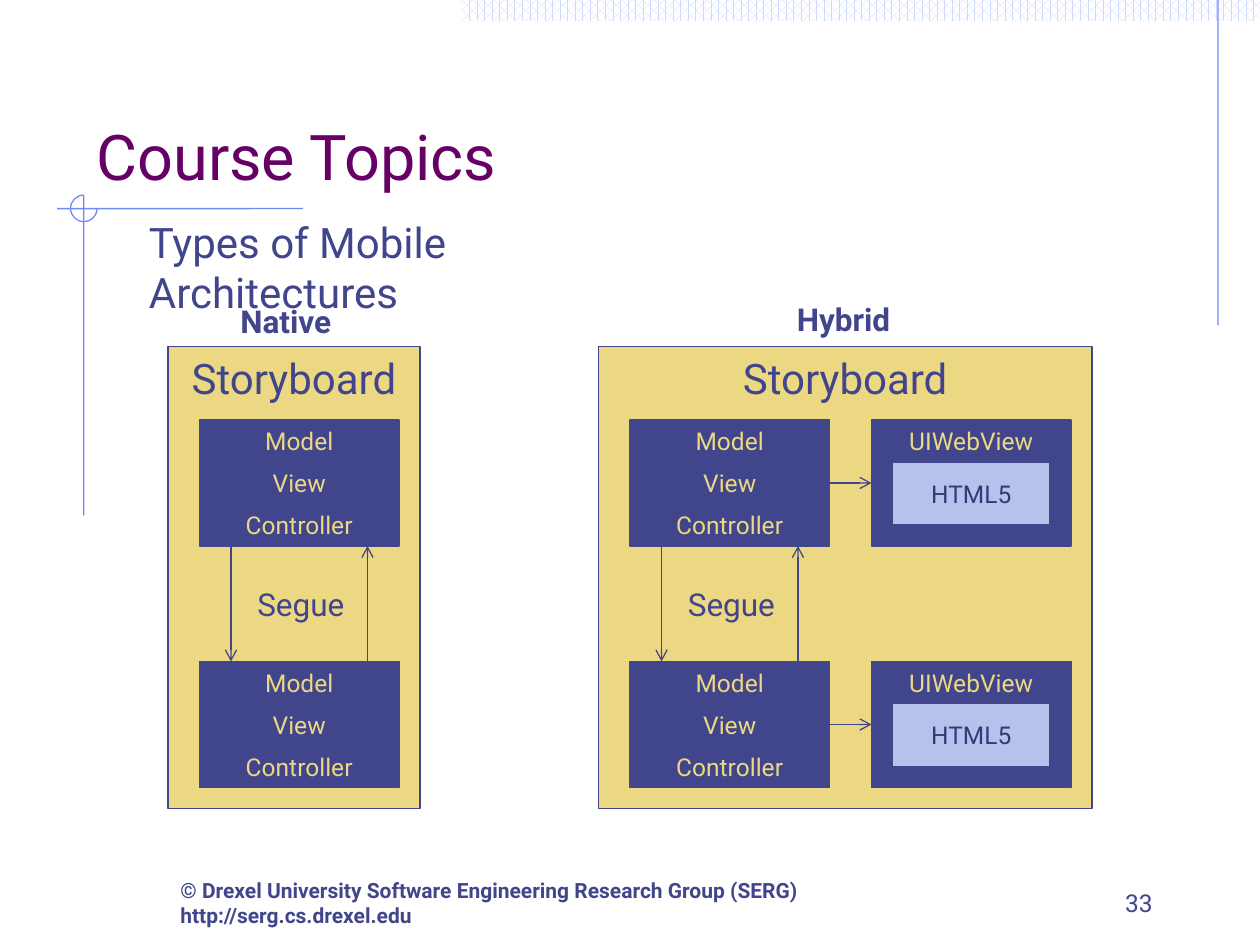
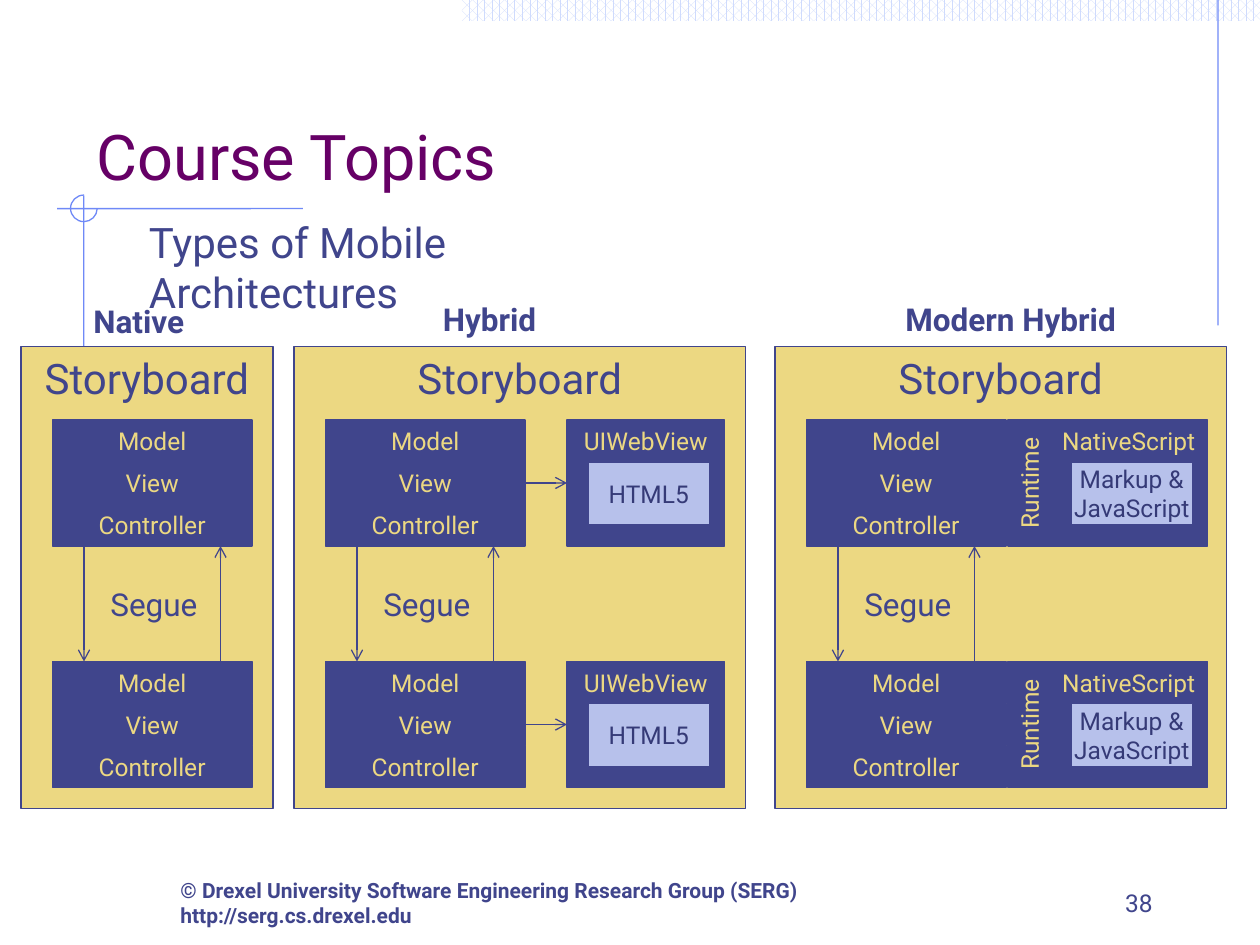
Before and after one commit to ArchitectingSoftware/CS575-SoftwareDesign, a slide deck: slide 38 of Lectures/M1-CourseOverview.pptx (slide 33 before the commit). Drawn at 1260x945 pixels with LibreOffice and Linux fonts; fonts in the diff are those of the drawing; background and template pictures are left out. Boxes give left, top, right and bottom in pixels: in the first picture for what was removed or moved away, otherwise in the second. Text is boxed around its words. In the diff, an @@ line names an element or a change of style, - is before the commit and + after.

```diff
--- a/Lectures/M1-CourseOverview.pptx
+++ b/Lectures/M1-CourseOverview.pptx
@@ text "Hybrid": place and size @@
-text "Hybrid" at <box>797,307,890,338</box>
+text "Hybrid" at <box>443,307,536,338</box>
@@ text added at <box>905,307,1115,338</box>, 18 pt, text #40458C, bold @@
+Modern Hybrid
@@ rectangle "Storyboard": place and size @@
-rectangle "Storyboard" at <box>598,346,1092,809</box>
+rectangle "Storyboard" at <box>294,346,745,809</box>
@@ rectangle added at <box>775,346,1226,809</box>, fill #ECD882, outline #40458C 0.75 pt, 24 pt, text #40458C @@
+Storyboard
@@ rectangle "UIWebView": place and size @@
-rectangle "UIWebView" at <box>872,420,1071,546</box>
+rectangle "UIWebView" at <box>567,420,724,546</box>
@@ rectangle added at <box>806,420,1005,461</box>, fill #40458C, outline #40458C 0.75 pt, 14 pt, text #ECD882 @@
+Model
@@ rectangle added at <box>1009,420,1050,546</box>, fill #40458C, outline #40458C 0.75 pt, 14 pt, text #ECD882 @@
+Runtime
@@ rectangle added at <box>1050,420,1207,546</box>, fill #40458C, outline #40458C 0.75 pt, 14 pt, text #ECD882 @@
+NativeScript
@@ rectangle "HTML5": place and size @@
-rectangle "HTML5" at <box>892,462,1050,525</box>
+rectangle "HTML5" at <box>588,462,711,525</box>
@@ rectangle added at <box>806,462,1005,504</box>, fill #40458C, outline #40458C 0.75 pt, 14 pt, text #ECD882 @@
+View
@@ rectangle added at <box>1071,462,1193,525</box>, fill #B7C1EB, outline #40458C 0.75 pt, 14 pt, text #353A77 @@
+Markup &
+JavaScript
@@ rectangle added at <box>806,504,1005,546</box>, fill #40458C, outline #40458C 0.75 pt, 14 pt, text #ECD882 @@
+Controller
@@ 7 rectangles, 2 texts, 1 arrow: place and size @@
-7 rectangles, 2 texts, 1 arrow at <box>168,304,420,809</box>
+7 rectangles, 2 texts, 1 arrow at <box>21,304,273,809</box>
@@ arrow moved from (368, 662) - (368, 546) to (220, 662) - (220, 546) @@
@@ arrow added from (838, 546) to (838, 662), #40458C 0.75 pt @@
@@ arrow added from (974, 662) to (974, 546), #40458C 0.75 pt @@
@@ text added at <box>864,593,951,623</box>, 18 pt, text #40458C @@
+Segue
@@ rectangle "UIWebView": place and size @@
-rectangle "UIWebView" at <box>872,662,1071,788</box>
+rectangle "UIWebView" at <box>567,662,724,788</box>
@@ rectangle added at <box>806,662,1005,703</box>, fill #40458C, outline #40458C 0.75 pt, 14 pt, text #ECD882 @@
+Model
@@ rectangle added at <box>1009,661,1050,787</box>, fill #40458C, outline #40458C 0.75 pt, 14 pt, text #ECD882 @@
+Runtime
@@ rectangle added at <box>1050,662,1207,788</box>, fill #40458C, outline #40458C 0.75 pt, 14 pt, text #ECD882 @@
+NativeScript
@@ rectangle "HTML5": place and size @@
-rectangle "HTML5" at <box>892,703,1050,766</box>
+rectangle "HTML5" at <box>588,703,711,766</box>
@@ rectangle added at <box>806,703,1005,745</box>, fill #40458C, outline #40458C 0.75 pt, 14 pt, text #ECD882 @@
+View
@@ rectangle added at <box>1071,703,1193,766</box>, fill #B7C1EB, outline #40458C 0.75 pt, 14 pt, text #353A77 @@
+Markup &
+JavaScript
@@ 6 rectangles, 4 arrows, 1 text: place and size @@
-6 rectangles, 4 arrows, 1 text at <box>630,420,872,788</box>
+6 rectangles, 4 arrows, 1 text at <box>325,420,567,788</box>
@@ rectangle added at <box>806,746,1005,788</box>, fill #40458C, outline #40458C 0.75 pt, 14 pt, text #ECD882 @@
+Controller
@@ page number at <box>1125,894,1153,913</box>: text changed @@
-33
+38
```
Also in this commit, not shown: 4 other slides changed, 7 slides added, 1 slide removed, 1 other file.
